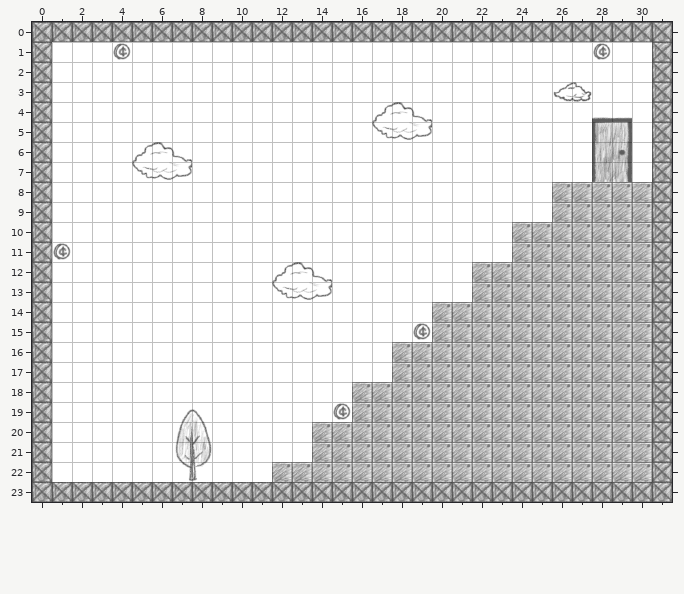
One commit to this Tiled map: GravityTwist/Resources/LevelTwo.tmx. The first picture shows the starting point.
Cells are 32x32 px. Shown: x 0..31, y 0..23.
The result:
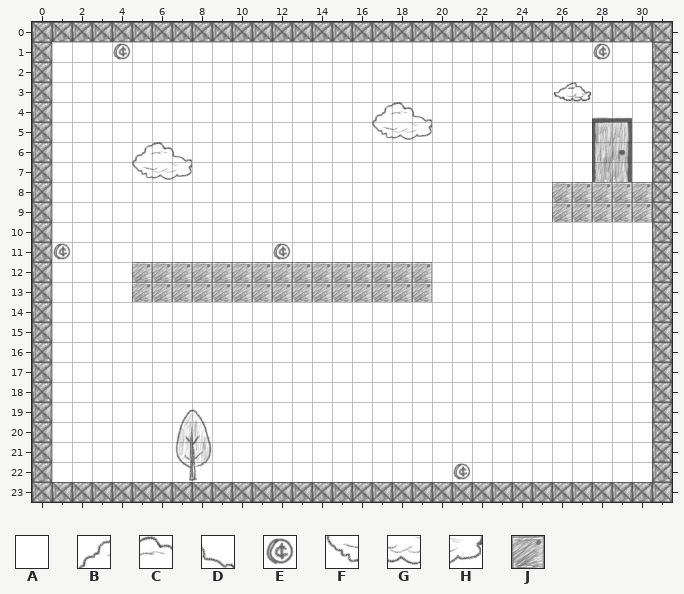
Key: from "Tilesheet": A 13, B 16, C 17, D 18, E 24, F 32, G 33, H 34, J 69.
_ is an empty cell, # one hidden under a higher layer, . an unchanged one.
The exact change:
--- layer "tiles"
@@ x 5..30 @@
-10 ...................JJJJJJJ
-11 ...................JJJJJJJ
-12 AAAAAAABCDAAAAA..JJJJJJJJJ
-13 AAAAAAAFGHAAAAA..JJJJJJJJJ
-14 ...............JJJJJJJJJJJ
-15 ...............JJJJJJJJJJJ
-16 .............JJJJJJJJJJJJJ
-17 .............JJJJJJJJJJJJJ
-18 ...........JJJJJJJJJJJJJJJ
-19 ...........JJJJJJJJJJJJJJJ
-20 .........JJJJJJJJJJJJJJJJJ
-21 .........JJJJJJJJJJJJJJJJJ
-22 .......JJJJJJJJJJJJJJJJJJJ
+10 ...................AAAAAAA
+11 ...................AAAAAAA
+12 JJJJJJJJJJJJJJJ..AAAAAAAAA
+13 JJJJJJJJJJJJJJJ..AAAAAAAAA
+14 ...............AAAAAAAAAAA
+15 ...............AAAAAAAAAAA
+16 .............AAAAAAAAAAAAA
+17 .............AAAAAAAAAAAAA
+18 ...........AAAAAAAAAAAAAAA
+19 ...........AAAAAAAAAAAAAAA
+20 .........AAAAAAAAAAAAAAAAA
+21 .........AAAAAAAAAAAAAAAAA
+22 .......AAAAAAAAA#AAAAAAAAA
--- layer "collectibles"
@@ x 12..12 @@
-11 _
+11 E
@@ x 19..19 @@
-15 E
+15 _
@@ x 15..15 @@
-19 E
+19 _
@@ x 21..21 @@
-22 _
+22 E
Boxes around the changes in both pictures, in picture pixels (x1, y1, x2, y2):
changed: (132, 222, 652, 482)
